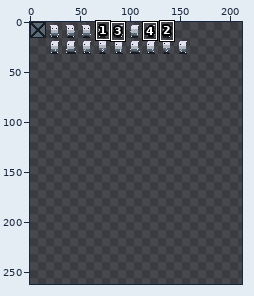
File history of a sprite sheet, sprites.png. The picture above shows the old version from afar; the outline marks the close-up.
Close-up. The starting point:
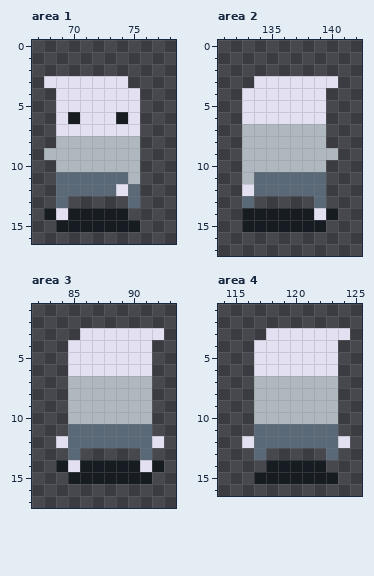
The file is 512x512 pixels. Colours within 5 levels of each other are drawn and written as one. Shown: area 1: x 67..78, y 0..16; area 2: x 131..142, y 0..17; area 3: x 82..93, y 1..17; area 4: x 114..125, y 1..16. The wide view leaves out empty margins. The commit also changed other parts of the picture, which this record leaves out.
Now the later version:
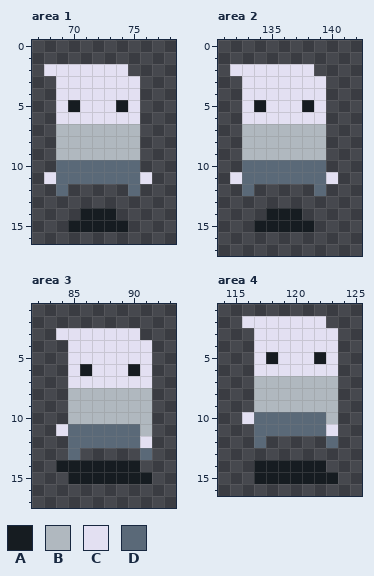
Palette (. is transparent): A #161c21  B #b0b8bf  C #e3e0f2  D #5a6978
Edits made:
{"where": "area 1"}
{"y":2,"x":68,"old":".......","new":"CCCCCCC"}
{"y":3,"x":68,"old":"C","new":"."}
{"y":3,"x":75,"old":".","new":"C"}
{"y":5,"x":70,"old":"C","new":"A"}
{"y":5,"x":74,"old":"C","new":"A"}
{"y":6,"x":70,"old":"A","new":"C"}
{"y":6,"x":74,"old":"A","new":"C"}
{"y":7,"x":69,"old":"CCCCCCC","new":"BBBBBBB"}
{"y":9,"x":68,"old":"B","new":"."}
{"y":10,"x":69,"old":"BBBBBBB","new":"DDDDDDD"}
{"y":11,"x":68,"old":".","new":"C"}
{"y":11,"x":75,"old":"B.","new":"DC"}
{"y":12,"x":70,"old":"DDDDC","new":"....."}
{"y":13,"x":69,"old":"D","new":"."}
{"y":13,"x":75,"old":"D","new":"."}
{"y":14,"x":68,"old":"ACA","new":"..."}
{"y":14,"x":74,"old":"A","new":"."}
{"y":15,"x":69,"old":"A","new":"."}
{"y":15,"x":75,"old":"A","new":"."}
{"where": "area 2"}
{"y":2,"x":132,"old":".......","new":"CCCCCCC"}
{"y":3,"x":133,"old":".","new":"C"}
{"y":3,"x":140,"old":"C","new":"."}
{"y":5,"x":134,"old":"C","new":"A"}
{"y":5,"x":138,"old":"C","new":"A"}
{"y":9,"x":140,"old":"B","new":"."}
{"y":10,"x":133,"old":"BBBBBBB","new":"DDDDDDD"}
{"y":11,"x":132,"old":".B","new":"CD"}
{"y":11,"x":140,"old":".","new":"C"}
{"y":12,"x":133,"old":"CDDDDD","new":"D....."}
{"y":13,"x":133,"old":"D","new":"."}
{"y":13,"x":139,"old":"D","new":"."}
{"y":14,"x":133,"old":"AA","new":".."}
{"y":14,"x":138,"old":"ACA","new":"..."}
{"y":15,"x":133,"old":"A","new":"."}
{"y":15,"x":139,"old":"A","new":"."}
{"where": "area 3"}
{"y":3,"x":84,"old":"..","new":"CC"}
{"y":3,"x":91,"old":"CC","new":".."}
{"y":6,"x":86,"old":"C","new":"A"}
{"y":6,"x":90,"old":"C","new":"A"}
{"y":7,"x":85,"old":"BBBBBBB","new":"CCCCCCC"}
{"y":11,"x":84,"old":".","new":"C"}
{"y":11,"x":91,"old":"D","new":"B"}
{"y":12,"x":84,"old":"C","new":"."}
{"y":12,"x":91,"old":"DC","new":"C."}
{"y":14,"x":85,"old":"C","new":"A"}
{"y":14,"x":91,"old":"CA","new":".."}
{"where": "area 4"}
{"y":2,"x":116,"old":".......","new":"CCCCCCC"}
{"y":3,"x":117,"old":".","new":"C"}
{"y":3,"x":124,"old":"C","new":"."}
{"y":5,"x":118,"old":"C","new":"A"}
{"y":5,"x":122,"old":"C","new":"A"}
{"y":10,"x":116,"old":".BBBBBB","new":"CDDDDDD"}
{"y":11,"x":123,"old":"D","new":"C"}
{"y":12,"x":116,"old":"C","new":"."}
{"y":12,"x":118,"old":"DDDDD","new":"....."}
{"y":12,"x":124,"old":"C","new":"."}
{"y":13,"x":117,"old":"D","new":"."}
{"y":13,"x":123,"old":"D","new":"."}
{"y":14,"x":117,"old":".","new":"A"}
